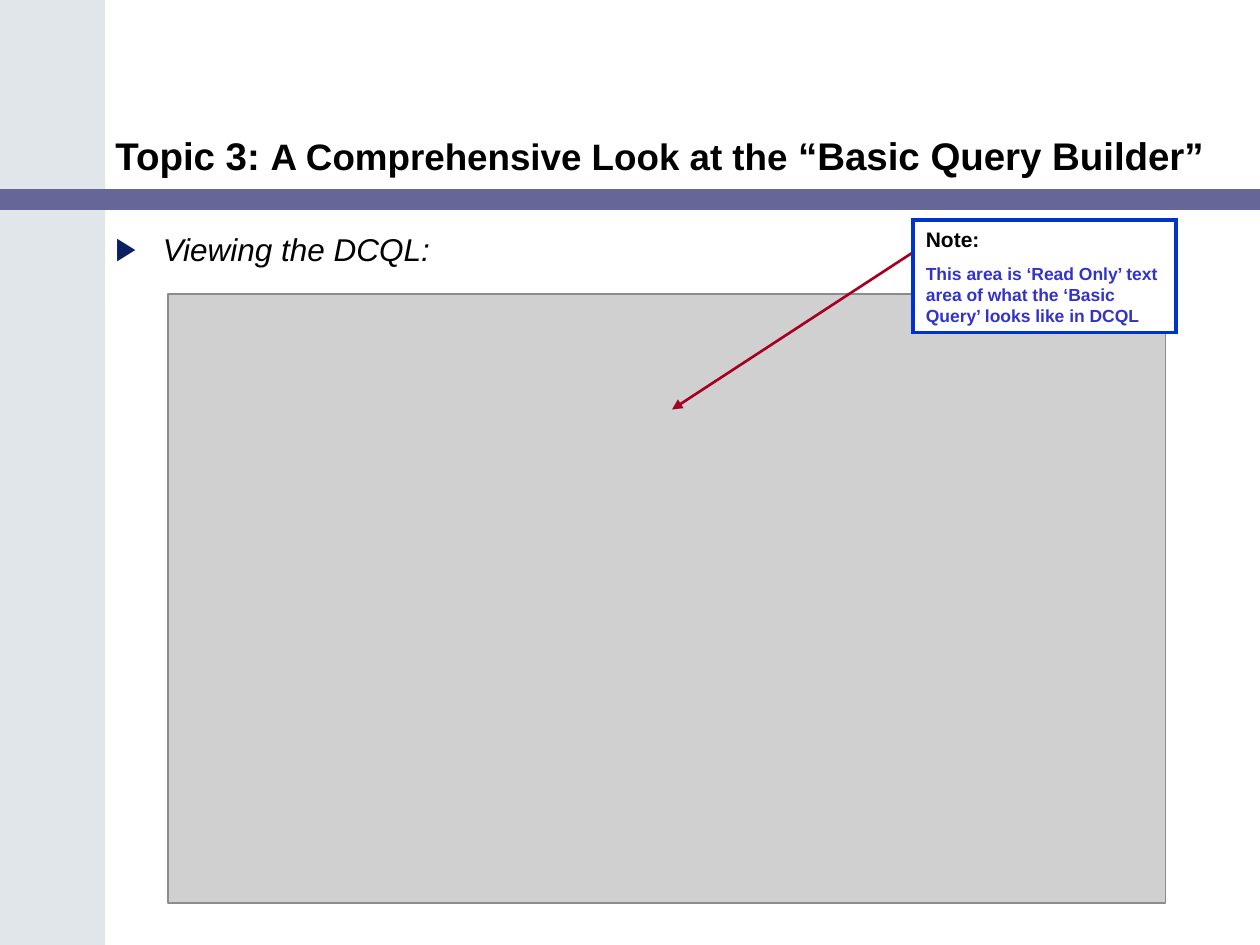
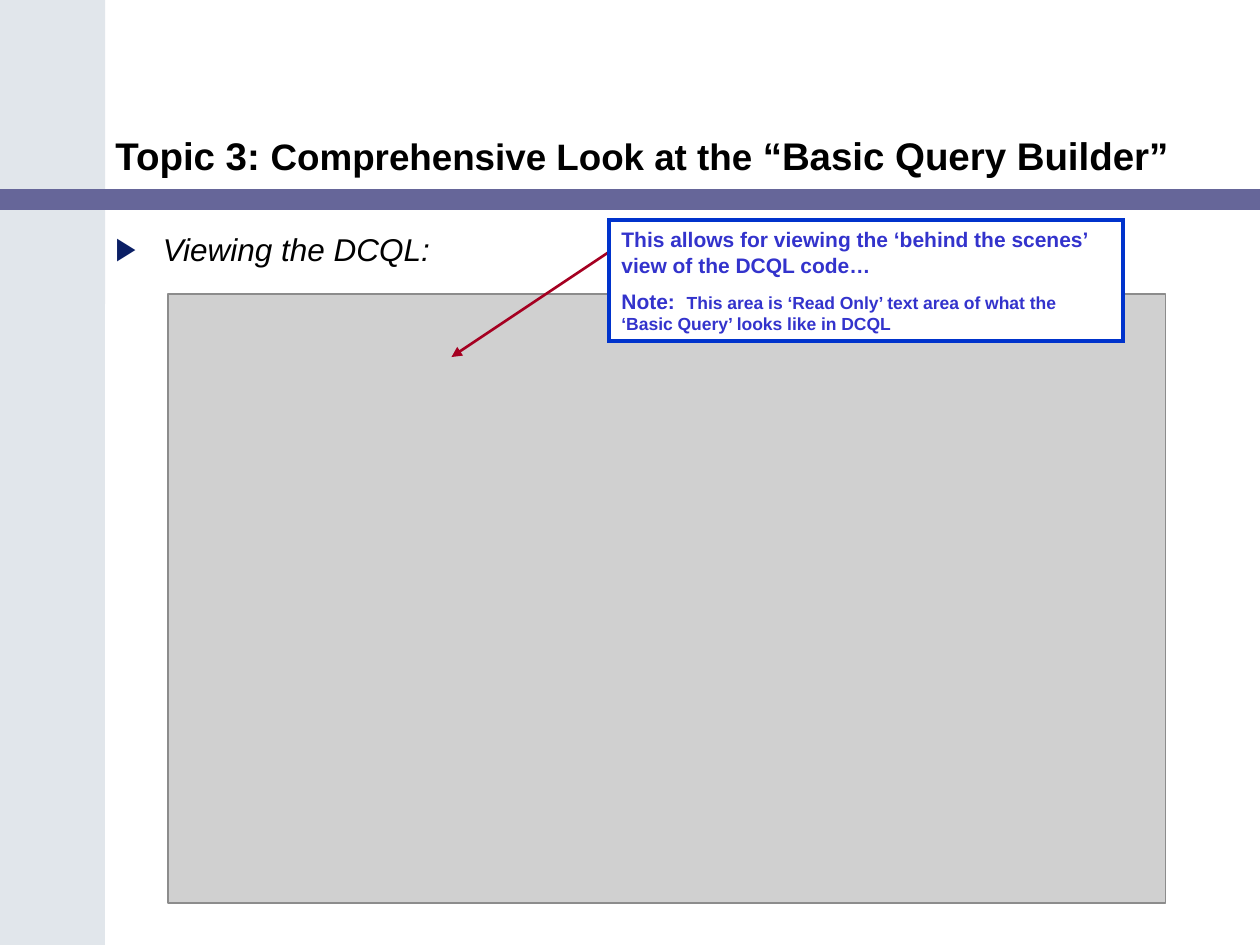
Before and after one commit to NCIP/catrip, a slide deck: slide 27 of catrip/documentation/training/caTRIP_Training_Module.ppt (slide 20 before the commit). Drawn at 1260x945 pixels with LibreOffice and Linux fonts; fonts in the diff are those of the drawing; grey boxes stand for pictures. Boxes give left, top, right and bottom in pixels: in the first picture for what was removed or moved away, otherwise in the second. Text is boxed around its words. In the diff, an @@ line names an element or a change of style, - is before the commit and + after.

```diff
--- a/catrip/documentation/training/caTRIP_Training_Module.ppt
+++ b/catrip/documentation/training/caTRIP_Training_Module.ppt
@@ title at (x1=115, y1=142, x2=1168, y2=177): text changed @@
-Topic 3: A Comprehensive Look at the “Basic Query Builder”
+Topic 3: Comprehensive Look at the “Basic Query Builder”
@@ rectangle "This allows for viewing the ..." resized from (x1=914, y1=220, x2=1176, y2=333) to (x1=609, y1=220, x2=1123, y2=341) @@
@@ text in rectangle at (x1=621, y1=231, x2=1089, y2=334): text changed @@
-Note:
-This area is ‘Read Only’ text area of what the ‘Basic Query’ looks like in DCQL
+This allows for viewing the ‘behind the scenes’ view of the DCQL code…
+Note: This area is ‘Read Only’ text area of what the ‘Basic Query’ looks like in DCQL
@@ arrow added from (609, 252) to (451, 357), #A50021 1.5 pt @@
@@ arrow removed from (914, 252) to (672, 410) @@
```
Also in this commit, not shown: 20 other slides changed, 18 slides added, 6 slides removed.
